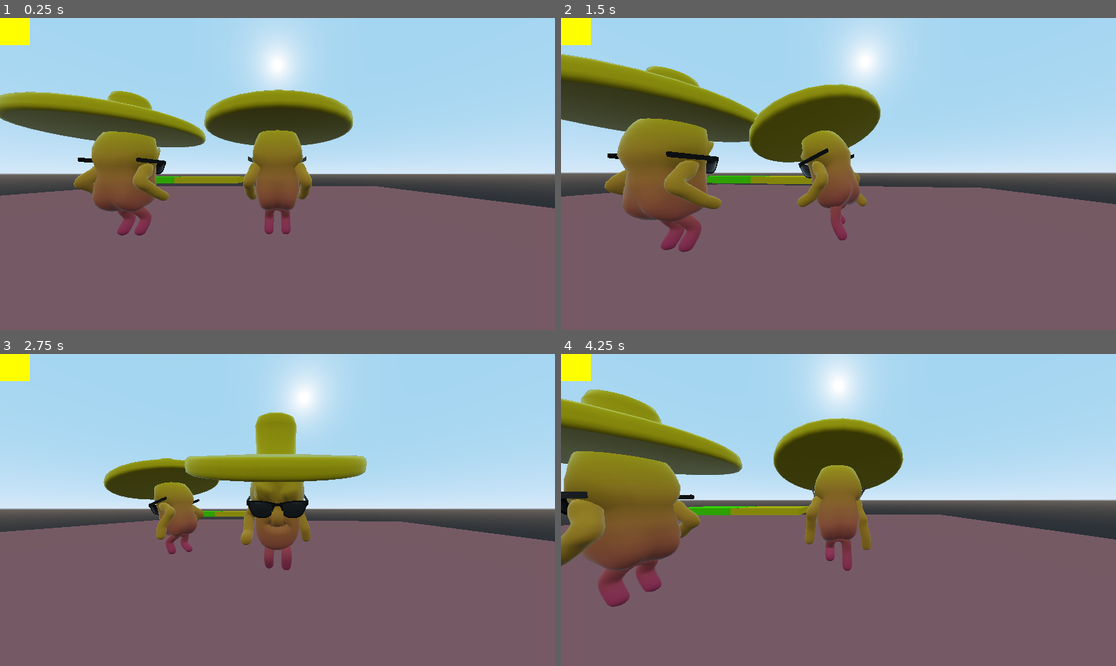
Above: before the commit, frames 1-4 (two rows, left to right).
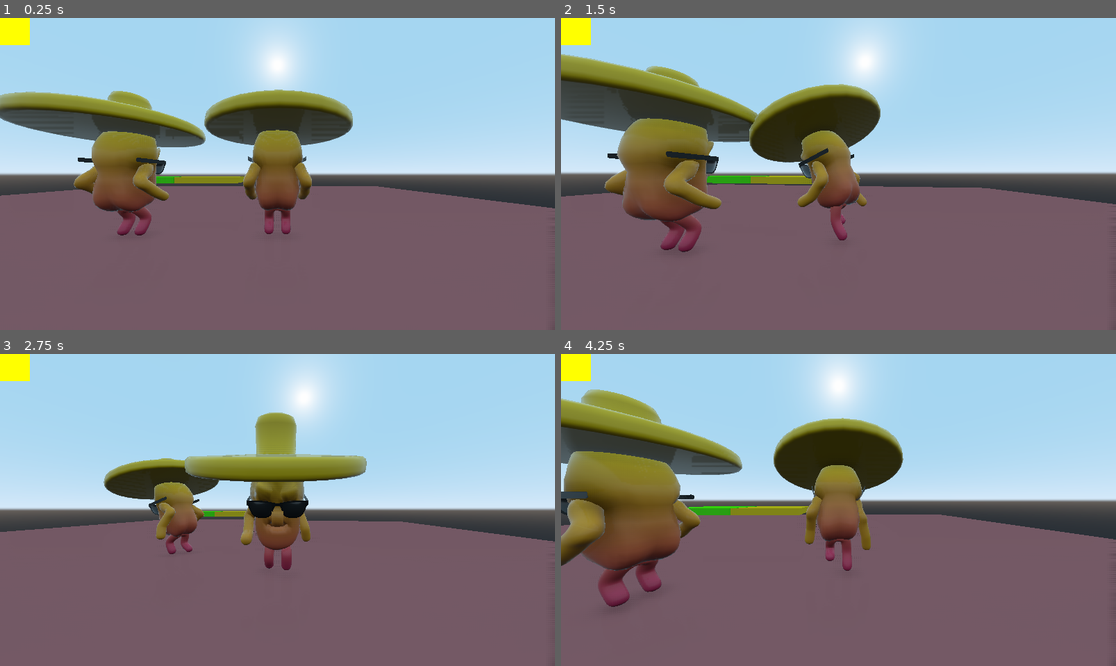
Above: after the commit, the same moments.

Repository: MegaModular/Game-Gam-2022
Game: Godot game, scene res://Main.tscn
Two runs of this game, one before a commit and one after it. Both use one fixed random seed, a clock stepped at 60 frames per second and the inputs below.
Inputs (mouse positions are in pixels of both pictures, inside the frame that each line leads up to):
- Up to frame 1 (0.25 s): no input
- Up to frame 2 (1.5 s): move the mouse to (866, 174) at 0.52 s; hold A (a) 0.53-1.28 s; tap D (d) at 0.8, 1.35 s; move the mouse to (810, 174) at 1.27 s
- Up to frame 3 (2.75 s): tap Q (q) at 1.55, 2.1 s; move the mouse to (288, 503) at 2.02 s; hold S (s) from 2.03 s (still down)
- Up to frame 4 (4.25 s): move the mouse to (832, 516) at 2.77 s; release S (s) at 2.78 s; tap S (s) at 2.85 s; tap W (w) at 3.05 s; move the mouse to (877, 513) at 3.52 s; hold W (w) from 3.53 s (still down); tap A (a) at 3.8 s

The runs differ from the first frame. In frame 1, 5.0% of the frame differs, in the area x 0-100%, y 22-70%; in frame 2, 5.6%, in the area x 0-100%, y 11-76%; in frame 3, 3.5%; in frame 4, 5.5%.

Commit message:
added my own totally original shaders

Diff:
--- a/Level_1_test.tscn
+++ b/Level_1_test.tscn
@@ -1,24 +1,136 @@
-[gd_scene load_steps=8 format=2]
+[gd_scene load_steps=11 format=2]
 
 [ext_resource path="res://Player/Player1Test.tscn" type="PackedScene" id=1]
 [ext_resource path="res://Player/HUD.tscn" type="PackedScene" id=2]
 [ext_resource path="res://Environment/Obstacles/YellowPlatform.tscn" type="PackedScene" id=3]
 [ext_resource path="res://Environment/Obstacles/GreenPlatform.tscn" type="PackedScene" id=4]
+[ext_resource path="res://WaterDistortion.png" type="Texture" id=5]
+[ext_resource path="res://PerlinNoise.png" type="Texture" id=6]
 
-[sub_resource type="SpatialMaterial" id=3]
-albedo_color = Color( 0.713726, 0.423529, 0.423529, 1 )
+[sub_resource type="Shader" id=5]
+code = "/**
+* Ported from the original unity shader by Erik Roystan Ross
+* https://roystan.net/articles/toon-water.html
+* https://github.com/IronWarrior/ToonWaterShader
+* Camera Depth taken from Bastiaan Olij's video on: https://www.youtube.com/watch?v=Jq3he9Lbj7M
+*/
+
+shader_type spatial;
+
+const float SMOOTHSTEP_AA = 0.01;
+
+uniform sampler2D surfaceNoise;
+uniform sampler2D distortNoise;
+
+uniform float beer_factor = 0.8;
+
+uniform float foam_distance = 0.01;
+uniform float foam_max_distance = 0.4;
+uniform float foam_min_distance = 0.04;
+uniform vec4 foam_color: hint_color  = vec4(1.0);
+
+uniform vec2 surface_noise_tiling = vec2(1.0, 4.0);
+uniform vec3 surface_noise_scroll = vec3(0.03, 0.03, 0.0);
+uniform float surface_noise_cutoff: hint_range(0, 1) = 0.777;
+uniform float surface_distortion_amount: hint_range(0, 1) = 0.27;
+
+uniform vec4 _DepthGradientShallow: hint_color = vec4(0.325, 0.807, 0.971, 0.725);
+uniform vec4 _DepthGradientDeep: hint_color = vec4(0.086, 0.407, 1, 0.749);
+uniform float _DepthMaxDistance: hint_range(0, 1) = 1.0;
+uniform float _DepthFactor = 1.0;
+
+varying vec2 noiseUV;
+varying vec2 distortUV;
+varying vec3 viewNormal;
+
+vec4 alphaBlend(vec4 top, vec4 bottom)
+{
+	vec3 color = (top.rgb * top.a) + (bottom.rgb * (1.0 - top.a));
+	float alpha = top.a + bottom.a * (1.0 - top.a);
+
+	return vec4(color, alpha);
+}
+
+void vertex() {
+	viewNormal = (MODELVIEW_MATRIX * vec4(NORMAL, 0.0)).xyz;
+	noiseUV = UV * surface_noise_tiling;
+	distortUV = UV;
+}
+
+void fragment(){
+	// https://www.youtube.com/watch?v=Jq3he9Lbj7M
+	float depth = texture(DEPTH_TEXTURE, SCREEN_UV).r;
+	depth = depth * 2.0 - 1.0;
+	depth = PROJECTION_MATRIX[3][2] / (depth + PROJECTION_MATRIX[2][2]);
+	depth = depth + VERTEX.z;
+	depth = exp(-depth * beer_factor);
+	depth = 1.0 - depth;
+
+	// Still unsure how to get properly the NORMAL from the camera
+	// this was my best attempt
+	vec3 existingNormal = vec3(dFdx(depth), dFdy(depth), 0);
+
+	float normalDot = clamp(dot(existingNormal.xyz, viewNormal), 0.0, 1.0);
+	float foamDistance = mix(foam_max_distance, foam_min_distance, normalDot);
+
+	float foamDepth = clamp(depth / foamDistance, 0.0, 1.0);
+	float surfaceNoiseCutoff = foamDepth * surface_noise_cutoff;
+
+	vec4 distortNoiseSample = texture(distortNoise, distortUV);
+	vec2 distortAmount = (distortNoiseSample.xy * 2.0 -1.0) * surface_distortion_amount;
+
+	vec2 noise_uv = vec2(
+		(noiseUV.x + TIME * surface_noise_scroll.x) + distortAmount.x ,
+		(noiseUV.y + TIME * surface_noise_scroll.y + distortAmount.y)
+	);
+	float surfaceNoiseSample = texture(surfaceNoise, noise_uv).r;
+	float surfaceNoiseAmount = smoothstep(surfaceNoiseCutoff - SMOOTHSTEP_AA, surfaceNoiseCutoff + SMOOTHSTEP_AA, surfaceNoiseSample);
+
+	float waterDepth = clamp(depth / _DepthMaxDistance, 0.0, 1.0) * _DepthFactor;
+	vec4 waterColor = mix(_DepthGradientShallow, _DepthGradientDeep, waterDepth);
+
+	vec4 surfaceNoiseColor = foam_color;
+    surfaceNoiseColor.a *= surfaceNoiseAmount;
+	vec4 color = alphaBlend(surfaceNoiseColor, waterColor);
+
+	ALBEDO = color.rgb;
+	ALPHA = color.a;
+}"
+
+[sub_resource type="ShaderMaterial" id=4]
+shader = SubResource( 5 )
+shader_param/beer_factor = 0.8
+shader_param/foam_distance = 0.01
+shader_param/foam_max_distance = 0.4
+shader_param/foam_min_distance = 0.04
+shader_param/foam_color = Color( 1, 1, 1, 1 )
+shader_param/surface_noise_tiling = Vector2( 1, 4 )
+shader_param/surface_noise_scroll = Vector3( 0.03, 0.03, 0 )
+shader_param/surface_noise_cutoff = 0.777
+shader_param/surface_distortion_amount = 0.27
+shader_param/_DepthGradientShallow = Color( 0.325, 0.807, 0.971, 0.725 )
+shader_param/_DepthGradientDeep = Color( 0.086, 0.407, 1, 0.749 )
+shader_param/_DepthMaxDistance = 1.0
+shader_param/_DepthFactor = 1.0
+shader_param/surfaceNoise = ExtResource( 6 )
+shader_param/distortNoise = ExtResource( 5 )
 
 [sub_resource type="CubeMesh" id=1]
-material = SubResource( 3 )
-size = Vector3( 50, 2, 50 )
+material = SubResource( 4 )
+size = Vector3( 100, 2, 100 )
 
 [sub_resource type="BoxShape" id=2]
 extents = Vector3( 25, 1, 25 )
 
 [node name="Main" type="Spatial"]
 
+[node name="CSGSphere" type="CSGSphere" parent="."]
+transform = Transform( 33.1356, 0, 0, 0, 5.29983, 0, 0, 0, 37.3754, 2.00414, -3.65119, -1.49806 )
+radial_segments = 65
+rings = 32
+
 [node name="MeshInstance" type="MeshInstance" parent="."]
-transform = Transform( 1, 0, 0, 0, 1, 0, 0, 0, 2.43523, 2.00414, -1, -11.6677 )
+transform = Transform( 1.599, 0, 0, 0, 1, 0, 0, 0, 1.599, 2.00414, -1, -11.6677 )
 mesh = SubResource( 1 )
 material/0 = null
 
@@ -28,38 +140,9 @@
 [node name="CollisionShape" type="CollisionShape" parent="MeshInstance/StaticBody"]
 shape = SubResource( 2 )
 
-[node name="MeshInstance2" type="MeshInstance" parent="."]
-transform = Transform( 1, 0, 0, 0, 21.8024, 0, 0, 0, 0.0931473, 2.00414, 7.64254, 29.944 )
-mesh = SubResource( 1 )
-material/0 = null
-
-[node name="StaticBody" type="StaticBody" parent="MeshInstance2"]
-collision_layer = 9
-
-[node name="CollisionShape" type="CollisionShape" parent="MeshInstance2/StaticBody"]
-shape = SubResource( 2 )
-
-[node name="MeshInstance3" type="MeshInstance" parent="."]
-transform = Transform( -4.37114e-08, 0, -0.0931473, 0, 21.8024, 0, 2.41737, 0, -9.84257e-09, 24.8257, 7.36321, -12.0413 )
-mesh = SubResource( 1 )
-material/0 = null
-
-[node name="StaticBody" type="StaticBody" parent="MeshInstance3"]
-collision_layer = 9
-
-[node name="CollisionShape" type="CollisionShape" parent="MeshInstance3/StaticBody"]
-shape = SubResource( 2 )
-
-[node name="MeshInstance4" type="MeshInstance" parent="."]
-transform = Transform( -4.37114e-08, 0, -0.0931473, 0, 21.8024, 0, 2.41737, 0, -9.84257e-09, -22.6465, 7.36321, -12.0413 )
-mesh = SubResource( 1 )
-material/0 = null
-
-[node name="StaticBody" type="StaticBody" parent="MeshInstance4"]
-collision_layer = 9
-
-[node name="CollisionShape" type="CollisionShape" parent="MeshInstance4/StaticBody"]
-shape = SubResource( 2 )
+[node name="DirectionalLight" type="DirectionalLight" parent="MeshInstance"]
+transform = Transform( -0.616101, 0.0400183, -0.0996592, -0.137855, 0.25864, 0.956086, 0.0640369, 0.602784, -0.153832, 0, 20.414, 0 )
+shadow_enabled = true
 
 [node name="Player1" parent="." groups=["yellow"] instance=ExtResource( 1 )]
 transform = Transform( 1, 0, 0, 0, 1, 0, 0, 0, 1, 5.67595, 2.13424, 22.8269 )
--- a/default_env.tres
+++ b/default_env.tres
@@ -5,3 +5,7 @@
 [resource]
 background_mode = 2
 background_sky = SubResource( 1 )
+ss_reflections_enabled = true
+ssao_enabled = true
+dof_blur_far_enabled = true
+dof_blur_far_distance = 50.0
--- a/project.godot
+++ b/project.godot
@@ -84,5 +84,4 @@
 
 [rendering]
 
-quality/driver/driver_name="GLES2"
 environment/default_environment="res://default_env.tres"
Binary file added: PerlinNoise.png
Not shown, added: PerlinNoise.png.import
Binary file added: WaterDistortion.png
Not shown, added: WaterDistortion.png.import
